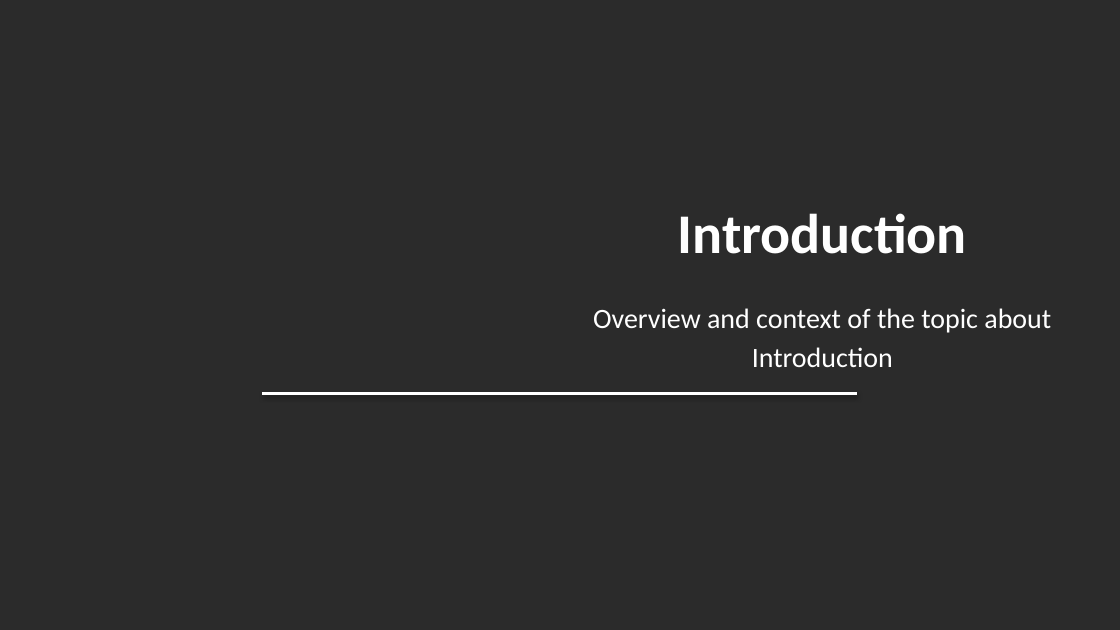
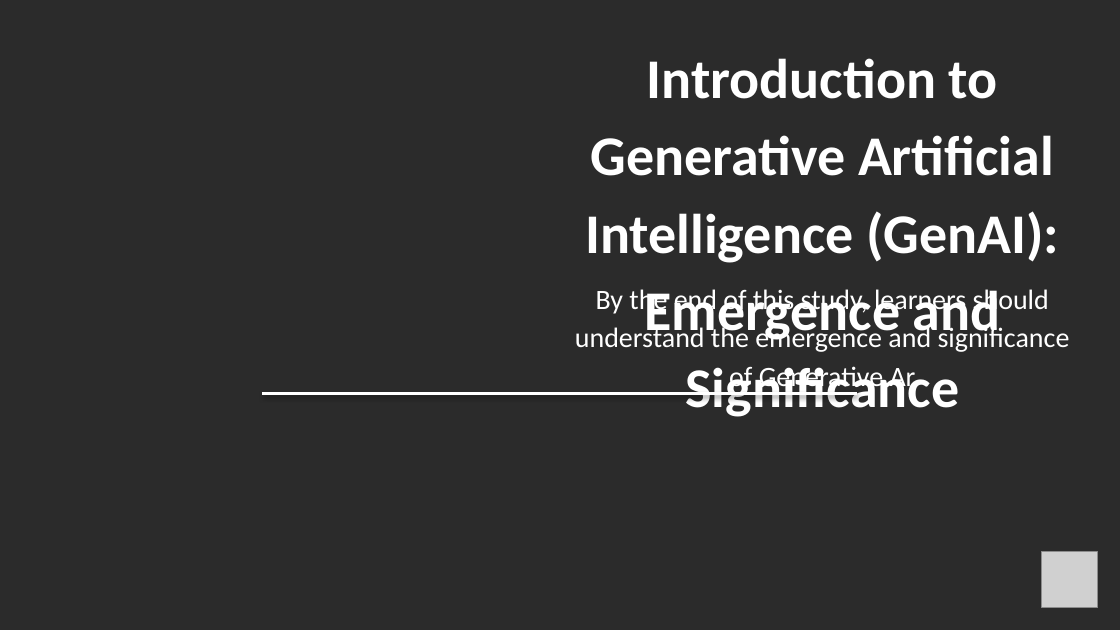
Before and after one commit to MahmoudAlyosify/Automated-Multimodal-Agent-PDF-to-Narrated-PowerPoint, a slide deck: slide 1 of Agentic Systems/6- PPTX Builder Agent/lecture.pptx. Drawn at 1120x630 pixels with LibreOffice and Linux fonts; fonts in the diff are those of the drawing; grey boxes stand for pictures; background and template pictures are left out; a plain dark background stands for a picture behind light text. Boxes give left, top, right and bottom in pixels: in the first picture for what was removed or moved away, otherwise in the second. Text is boxed around its words. In the diff, an @@ line names an element or a change of style, - is before the commit and + after.

```diff
--- a/Agentic Systems/6- PPTX Builder Agent/lecture.pptx
+++ b/Agentic Systems/6- PPTX Builder Agent/lecture.pptx
@@ text at [585, 58, 1059, 417]: text changed @@
-Introduction
+Introduction to Generative Artificial Intelligence (GenAI): Emergence and Significance
@@ text at [575, 289, 1070, 393]: text changed @@
-Overview and context of the topic about Introduction
+By the end of this study, learners should understand the emergence and significance of Generative Ar
@@ picture added at [1042, 551, 1098, 607] @@
```
Also in this commit, not shown: 7 other slides changed, 5 slides added, 5 slides removed, 14 other files.
